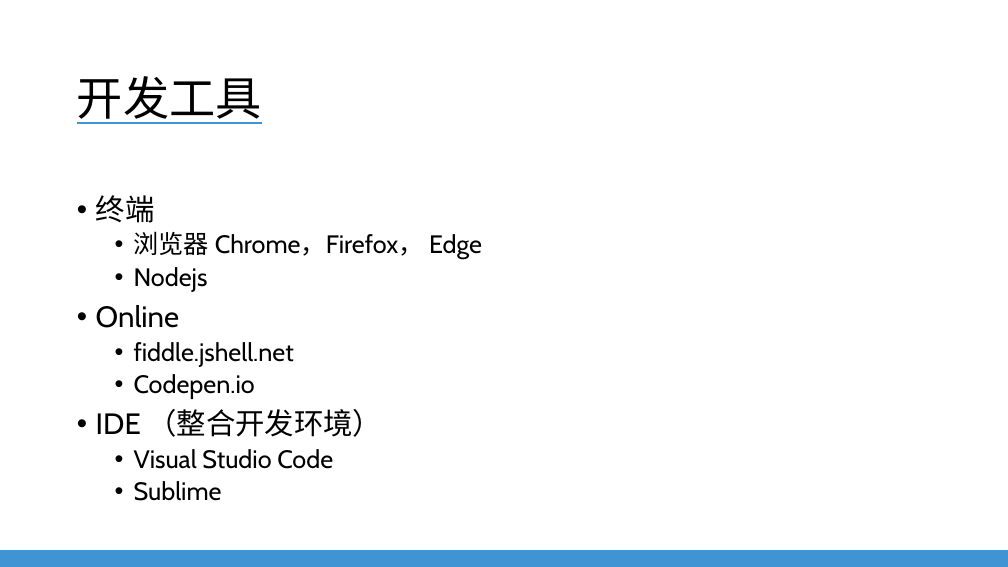
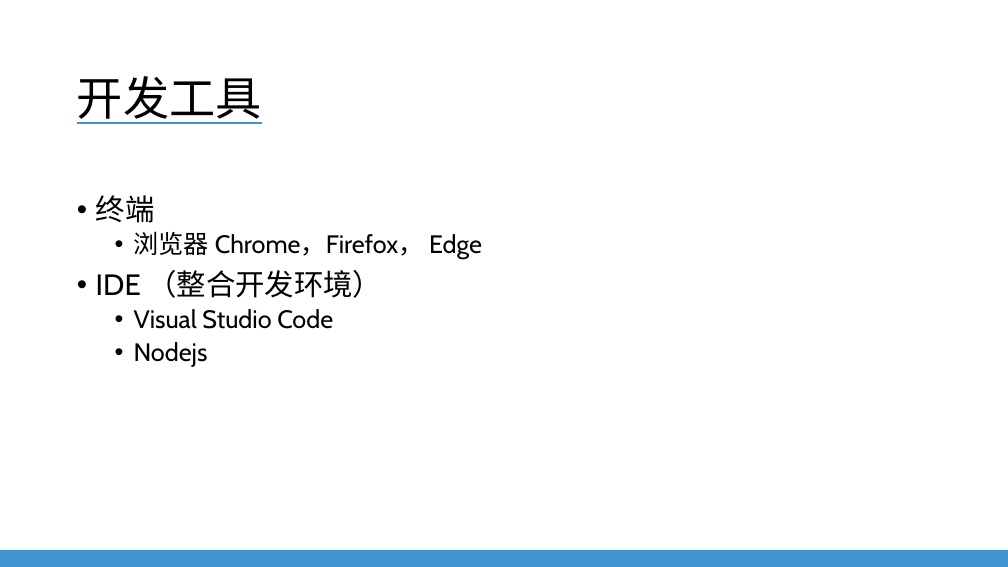
Before and after one commit to EverDoc/NLU, a slide deck: slide 5 of NLU Training - Javascript For QA.pptx. Drawn at 1008x567 pixels with LibreOffice and Linux fonts; fonts in the diff are those of the drawing; background and template pictures are left out. Boxes give left, top, right and bottom in pixels: in the first picture for what was removed or moved away, otherwise in the second. Text is boxed around its words. In the diff, an @@ line names an element or a change of style, - is before the commit and + after.

Commit message:
update toc

```diff
--- a/NLU Training - Javascript For QA.pptx
+++ b/NLU Training - Javascript For QA.pptx
@@ text at <box>96,267,294,399</box>: paragraphs removed @@
-  • Nodejs
-• Online
-  • fiddle.jshell.net
-  • Codepen.io
@@ text at <box>134,342,208,367</box>: text changed @@
-  • Sublime
+  • Nodejs
```
Also in this commit, not shown: 1 other slide changed, 1 slide removed.
